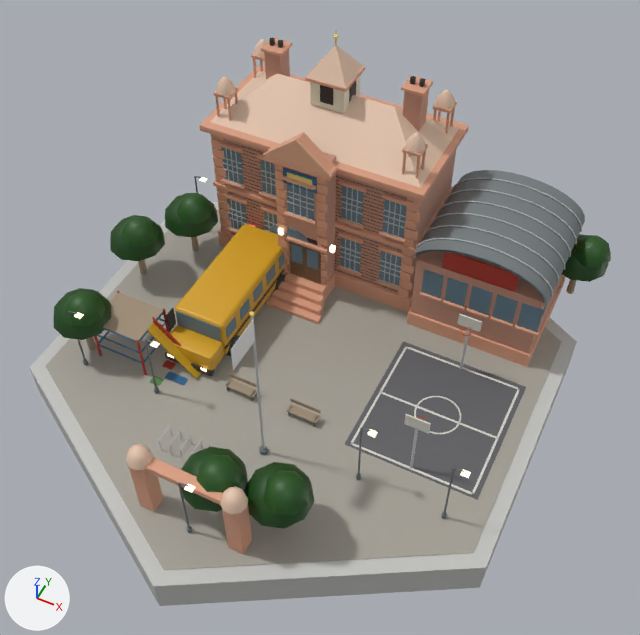
What one commit did to the glTF model native/godot/assets/art/blender/school_india.glb.
Both versions are drawn from a 50 mm camera at (11.9, -22.4, 30.9) aimed at (1.1, -0.9, 4.1). Every picture has the same lights, and +X, +Y and +Z are marked at lower left. The first picture is the older version. Vertices at exactly the same position are counted once.

Objects in the first picture: 'asphalt', 'brick', 'dark', 'glass', 'glow_warm', 'leaf', 'metal', 'paint', 'pavers', 'plaster', 'stone', 'wall_concrete', 'wood' and 3 more.
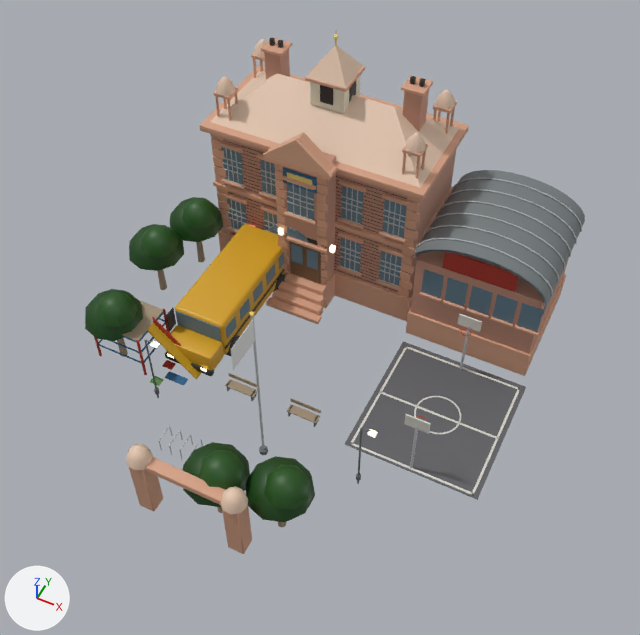
Location of each change, (x1, y1, x2, y2) in pixels of the pictures (640 x 635 px; the box of a moved part takes in the faces that stretch with it):
'pavers', deleted: before (45, 209, 562, 570)
'wall_concrete', reshaped: before (30, 148, 585, 606); after (222, 148, 585, 307)
'leaf', reshaped: before (54, 193, 611, 529); after (85, 197, 315, 522)
'glow_warm', reshaped: before (74, 177, 471, 493); after (150, 227, 377, 437)
part 1 of me_glow_warm, deleted: before (74, 177, 471, 493)
part 2 of me_leaf, moved or reshaped: before (54, 288, 111, 340); after (85, 289, 143, 341)
part 3 of me_leaf, moved or reshaped: before (64, 291, 106, 326); after (96, 292, 138, 327)
part 4 of me_leaf, moved or reshaped: before (165, 193, 218, 237); after (170, 197, 223, 242)
part 5 of me_leaf, moved or reshaped: before (177, 193, 213, 224); after (182, 197, 218, 229)
part 6 of me_leaf, moved or reshaped: before (181, 447, 248, 512); after (182, 442, 250, 507)
part 7 of me_leaf, moved or reshaped: before (197, 455, 242, 493); after (199, 450, 245, 490)
part 8 of me_leaf, moved or reshaped: before (244, 462, 315, 529); after (245, 456, 315, 522)
part 9 of me_leaf, moved or reshaped: before (263, 470, 310, 516); after (264, 465, 310, 509)
part 10 of me_leaf, moved or reshaped (not visible afterwards): before (562, 234, 608, 282)
part 11 of me_leaf, moved or reshaped (not visible afterwards): before (575, 235, 611, 268)
part 12 of me_leaf, moved or reshaped: before (110, 215, 165, 261); after (129, 224, 184, 271)
part 13 of me_leaf, moved or reshaped: before (121, 216, 159, 248); after (141, 225, 179, 257)
part 14 of me_wall_concrete, deleted: before (30, 202, 577, 606)

The change in detail:
me_glow_warm is used by ob_glow_warm; location (0.0, 0.0, 0.0).
me_glow_warm had 96 vertices, 144 faces and spanned x -8.2..9.1, y -9.9..9.9, z 0.7..3.7.
me_glow_warm now has 48 vertices, 72 faces and spans x -5.2..5.4, y -4.9..3.5, z 0.7..3.7.
me_glow_warm part 1: 6 loose pieces with 48 vertices, spanning x -8.2..9.1, y -9.9..9.9, z 3.6, are deleted.
me_leaf is used by ob_leaf; location (0.0, 0.0, 0.0).
me_leaf had 396 vertices, 660 faces and spanned x -10.7..10.8, y -9.8..10.3, z 2.2..3.9.
me_leaf now has 396 vertices, 660 faces and spans x -9.5..7.3, y -9.6..7.0, z 2.2..3.9.
me_leaf part 2: the loose piece of 41 vertices spanning x -10.1..-7.5, y -5.3..-2.7, z 2.2..3.4 is moved by (1.2, 0.6, 0.0).
me_leaf part 3: the loose piece of 25 vertices spanning x -9.2..-7.5, y -5.1..-3.3, z 3.0..3.9 is moved by (1.2, 0.6, 0.0).
me_leaf part 4: the loose piece of 41 vertices spanning x -9.3..-6.7, y 2.2..4.8, z 2.2..3.4 is moved by (0.4, -0.2, 0.0).
me_leaf part 5: the loose piece of 25 vertices spanning x -8.4..-6.7, y 2.4..4.2, z 3.0..3.9 is moved by (0.4, -0.2, 0.0).
me_leaf part 6: the loose piece of 41 vertices spanning x -0.8..1.8, y -9.8..-7.2, z 2.2..3.4 is moved by (0.0, 0.2, 0.0).
me_leaf part 7: the loose piece of 25 vertices spanning x 0.1..1.8, y -9.6..-7.8, z 3.0..3.9 is moved by (0.0, 0.2, 0.0).
me_leaf part 8: the loose piece of 41 vertices spanning x 1.7..4.3, y -9.3..-6.7, z 2.2..3.4 is moved by (-0.1, 0.2, 0.0).
me_leaf part 9: the loose piece of 25 vertices spanning x 2.6..4.3, y -9.1..-7.3, z 3.0..3.9 is moved by (-0.1, 0.2, 0.0).
me_leaf part 10: the loose piece of 41 vertices spanning x 8.2..10.8, y 7.7..10.3, z 2.2..3.4 is moved by (-3.5, -3.3, 0.0).
me_leaf part 11: the loose piece of 25 vertices spanning x 9.1..10.8, y 7.9..9.7, z 3.0..3.9 is moved by (-3.5, -3.3, 0.0).
me_leaf part 12: the loose piece of 41 vertices spanning x -10.7..-8.1, y -0.3..2.3, z 2.2..3.4 is moved by (1.1, -0.1, 0.0).
me_leaf part 13: the loose piece of 25 vertices spanning x -9.8..-8.1, y -0.1..1.7, z 3.0..3.9 is moved by (1.1, -0.1, 0.0).
me_wall_concrete is used by ob_wall_concrete; location (0.0, 0.0, 0.0).
me_wall_concrete had 1440 vertices, 2136 faces and spanned x -10.7..10.7, y -12.3..12.3, z -1.6..7.5.
me_wall_concrete now has 1428 vertices, 2116 faces and spans x -7.1..9.2, y 3.4..9.4, z 1.5..7.5.
me_wall_concrete part 14: the loose piece of 12 vertices spanning x -10.7..10.7, y -12.3..12.3, z -1.6..0.1 is deleted.
Object 'pavers' (ob_pavers) is deleted.
